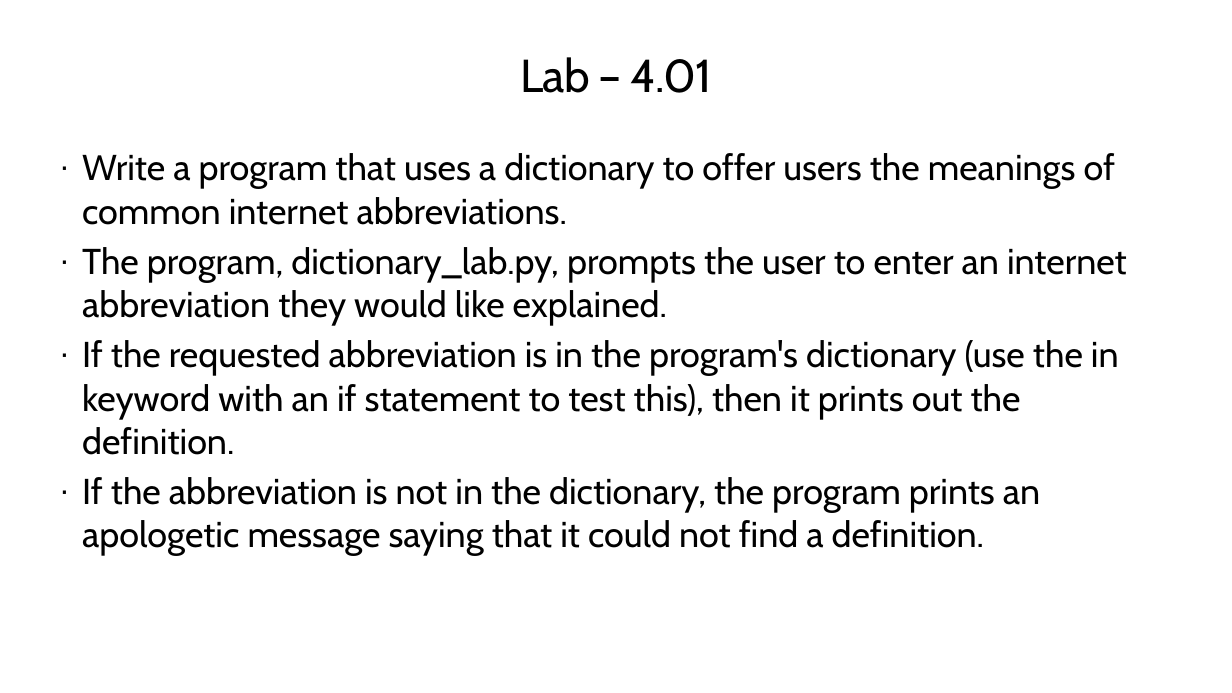
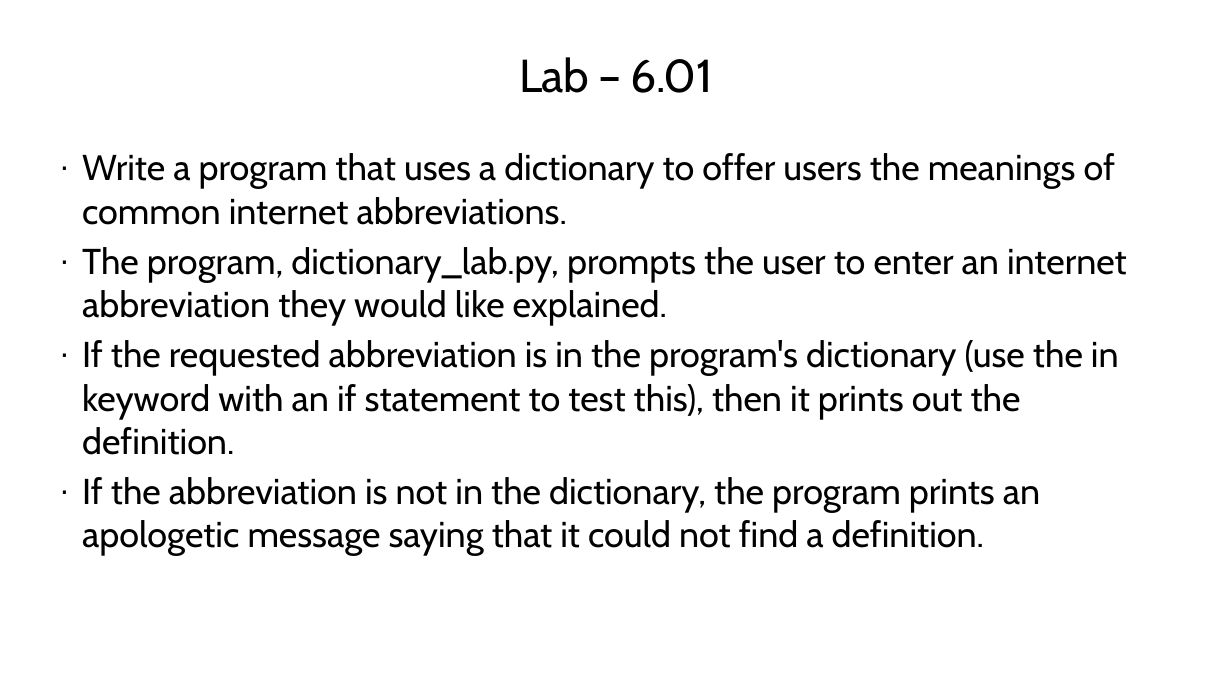
Before and after one commit to TEALSK12/2nd-semester-introduction-to-computer-science, a slide deck: slide 9 of docs/units/6_unit/slidedecks/Intro Python 6.01 TEALS.pptx. Drawn at 1232x693 pixels with LibreOffice and Linux fonts; fonts in the diff are those of the drawing; background and template pictures are left out. Boxes give left, top, right and bottom in pixels: in the first picture for what was removed or moved away, otherwise in the second. Text is boxed around its words. In the diff, an @@ line names an element or a change of style, - is before the commit and + after.

```diff
--- a/docs/units/6_unit/slidedecks/Intro Python 6.01 TEALS.pptx
+++ b/docs/units/6_unit/slidedecks/Intro Python 6.01 TEALS.pptx
@@ title at (x1=519, y1=57, x2=712, y2=93): text changed @@
-Lab – 4.01
+Lab – 6.01
```
Also in this commit, not shown: 2 other slides changed, 3 other files.
